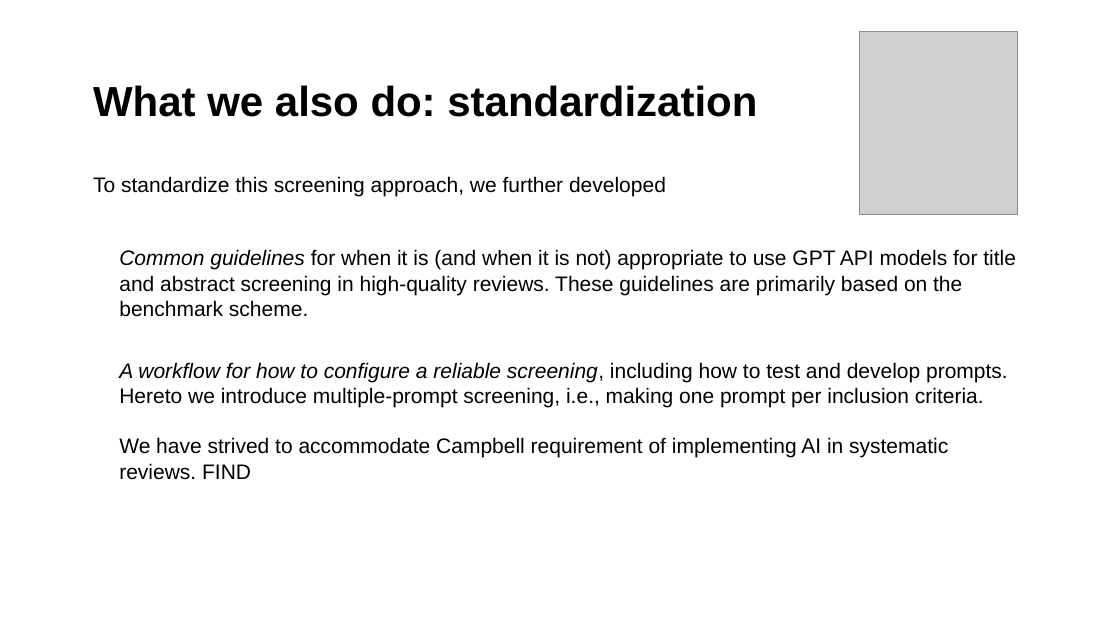
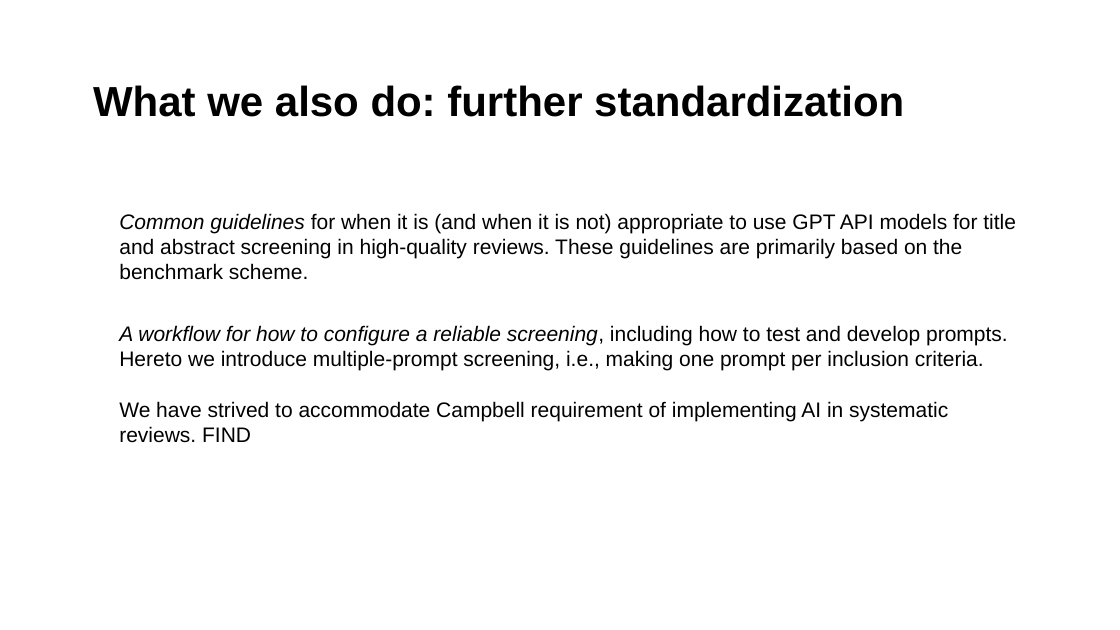
Before and after one commit to MikkelVembye/SRMA-SIG-presentation, a slide deck: slide 9 of SRMA SIG presentation 2024 .potx.pptx. Drawn at 1120x630 pixels with LibreOffice and Linux fonts; fonts in the diff are those of the drawing; grey boxes stand for pictures; background and template pictures are left out. Boxes give left, top, right and bottom in pixels: in the first picture for what was removed or moved away, otherwise in the second. Text is boxed around its words. In the diff, an @@ line names an element or a change of style, - is before the commit and + after.

```diff
--- a/SRMA SIG presentation 2024 .potx.pptx
+++ b/SRMA SIG presentation 2024 .potx.pptx
@@ picture removed at (860, 32, 1018, 215) @@
@@ title at (93, 85, 904, 117): text changed @@
-What we also do: standardization
+What we also do: further standardization
@@ text at (93, 176, 666, 196): paragraph removed @@
-To standardize this screening approach, we further developed
```
Also in this commit, not shown: 7 other slides changed, 1 slide added.
